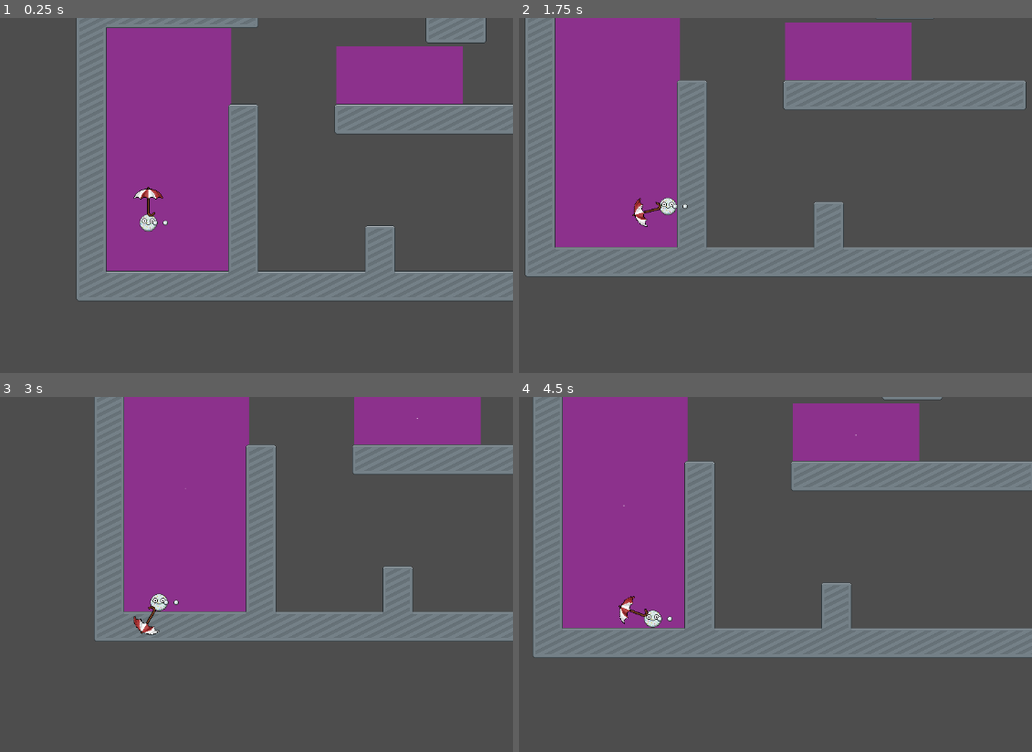
Above: before the commit, frames 1-4 (two rows, left to right).
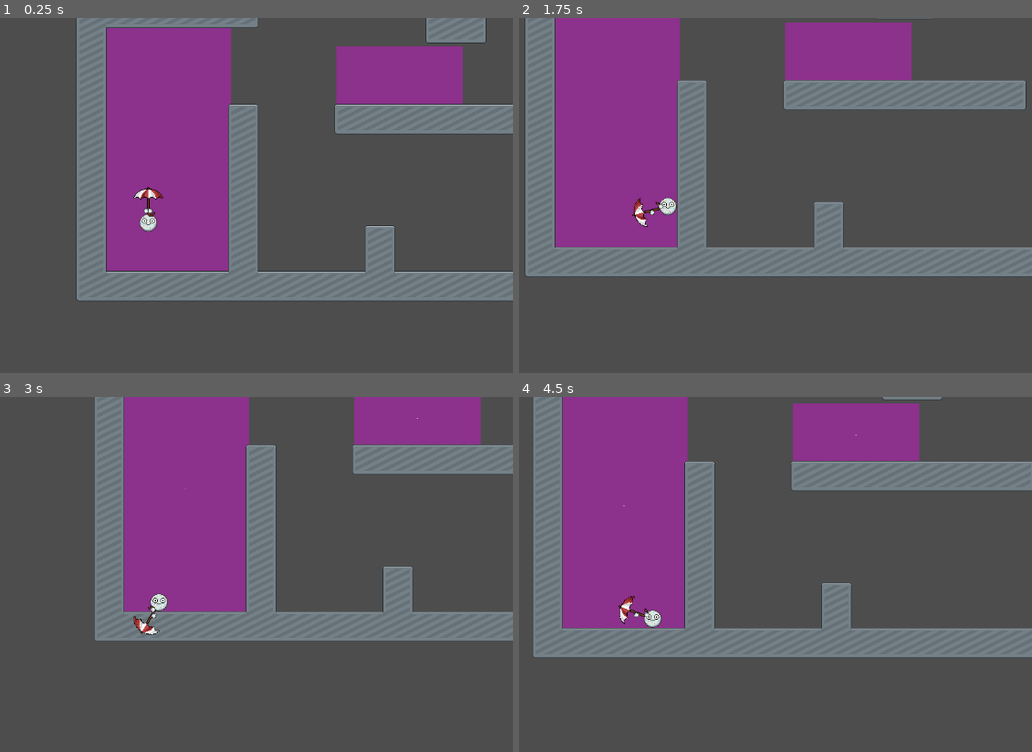
Above: after the commit, the same moments.

Repository: AnJ95/shiny-umbrella
Game: Godot game, scene res://scenes/tilemap/tilemap_test.tscn
Two runs of this game, one before a commit and one after it. Both use one fixed random seed, a clock stepped at 60 frames per second and the inputs below.
Inputs (mouse positions are in pixels of both pictures, inside the frame that each line leads up to):
- Up to frame 1 (0.25 s): no input
- Up to frame 2 (1.75 s): tap Enter at 0.5 s; move the mouse to (826, 202) at 0.52 s; press the mouse at (826, 202) at 0.53 s; hold D (right) from 0.53 s (still down); tap W (up) at 0.77, 1.52 s; move the mouse to (519, 241) at 1.27 s; release the mouse at (519, 241) at 1.28 s; click (519, 241) at 1.35 s
- Up to frame 3 (3 s): move the mouse to (220, 510) at 2.02 s; release D (right) at 2.03 s; press the mouse at (220, 510) at 2.03 s; hold A (left) 2.03-2.78 s; move the mouse to (112, 684) at 2.77 s; release the mouse at (112, 684) at 2.78 s; hold D (right) from 2.78 s (still down); click (112, 684) at 2.85 s
- Up to frame 4 (4.5 s): tap W (up) at 3.02, 3.77 s; move the mouse to (888, 663) at 3.52 s; press the mouse at (888, 663) at 3.53 s; move the mouse to (outside the picture) at 4.27 s; release D (right) at 4.28 s; release the mouse at (outside the picture) at 4.28 s; hold A (left) from 4.28 s (still down); click (outside the picture) at 4.35 s

The runs differ from the first frame. In frame 1, less than 0.1% of the frame differs, in the area x 28-33%, y 53-59%; in frame 2, less than 0.1%; in frame 3, less than 0.1%; in frame 4, less than 0.1%, in the area x 22-30%, y 60-64%.

Commit message:
better hand movement

Diff:
--- a/scenes/player/player.gd
+++ b/scenes/player/player.gd
@@ -125,10 +125,15 @@
 func _process(delta: float) -> void:
 	umbrella_angle =  rad_to_deg((get_global_mouse_position() - self.position).angle())
 	$umbrella.rotation_degrees = umbrella_angle
+	umbrella_direction = (get_global_mouse_position() - self.position).normalized()
+
 	# simple hand movement. will be replaced
 	# $right_hand.rotation_degrees = umbrella_angle
 	# $left_hand.rotation_degrees = umbrella_angle
-	umbrella_direction = (get_global_mouse_position() - self.position).normalized()
+
+	# hand movement
+	$umbrella/hands/left_hand.position.x = 11 + (cos($umbrella.rotation) + 1) * 8
+	$umbrella/hands/right_hand.position.x = 27 - (cos($umbrella.rotation) + 1) * 8
 
 	if Input.is_action_pressed("close_umbrella"):
 		umbrella_open = false
--- a/scenes/player/player.tscn
+++ b/scenes/player/player.tscn
@@ -181,16 +181,12 @@
 [node name="UmbrellaCast" type="RayCast2D" parent="umbrella"]
 target_position = Vector2(48, 0)
 
-[node name="left_hand" type="Node2D" parent="."]
-position = Vector2(-8, 0)
+[node name="hands" type="Node2D" parent="umbrella"]
 
-[node name="hand_sprite" type="AnimatedSprite2D" parent="left_hand"]
-position = Vector2(19, 0)
+[node name="left_hand" type="AnimatedSprite2D" parent="umbrella/hands"]
+position = Vector2(11, 3)
 sprite_frames = SubResource("SpriteFrames_cx0go")
 
-[node name="right_hand" type="Node2D" parent="."]
-position = Vector2(8, 0)
-
-[node name="hand_sprite" type="AnimatedSprite2D" parent="right_hand"]
-position = Vector2(19, 0)
+[node name="right_hand" type="AnimatedSprite2D" parent="umbrella/hands"]
+position = Vector2(27, -3)
 sprite_frames = SubResource("SpriteFrames_m0m6d")
